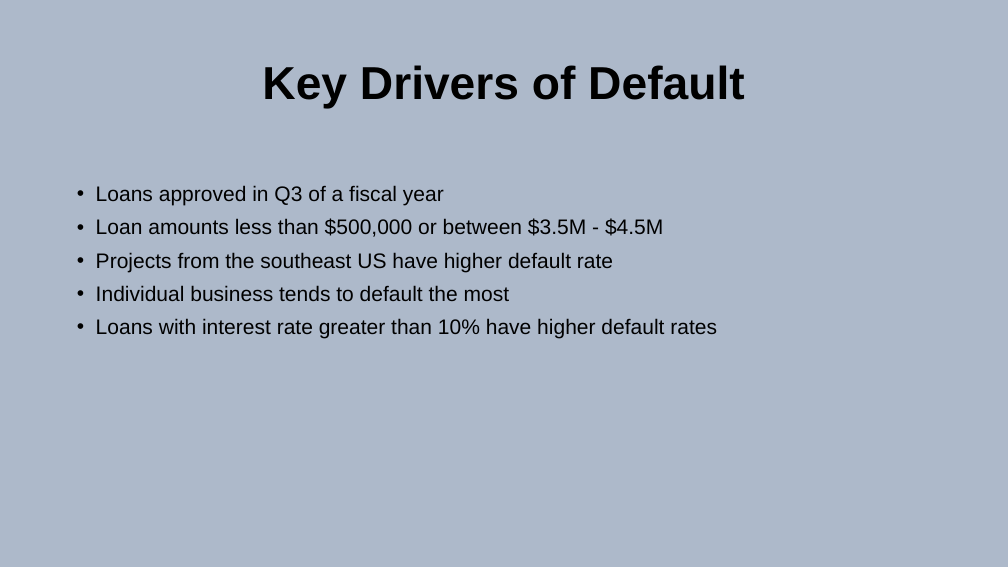
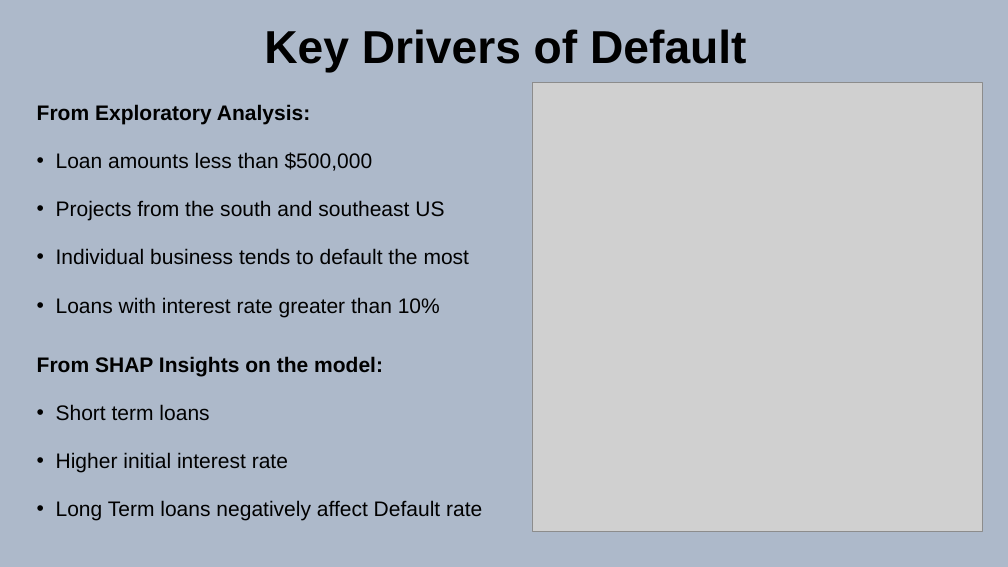
Before and after one commit to DineshDK672/Ryewalk_assignment, a slide deck: slide 20 of SBA 7(a) Presentation.pptx (slide 18 before the commit). Drawn at 1008x567 pixels with LibreOffice and Linux fonts; fonts in the diff are those of the drawing; grey boxes stand for pictures. Boxes give left, top, right and bottom in pixels: in the first picture for what was removed or moved away, otherwise in the second. Text is boxed around its words. In the diff, an @@ line names an element or a change of style, - is before the commit and + after.

```diff
--- a/SBA 7(a) Presentation.pptx
+++ b/SBA 7(a) Presentation.pptx
@@ title "Key Drivers of Default": place and size @@
-title "Key Drivers of Default" at [262, 65, 744, 109]
+title "Key Drivers of Default" at [264, 29, 746, 72]
@@ text "From Exploratory Analysis:": place and size @@
-text "From Exploratory Analysis:" at [96, 185, 717, 338]
+text "From Exploratory Analysis:" at [37, 104, 482, 521]
@@ picture added at [532, 82, 983, 531] @@
@@ text at [37, 104, 444, 221]: text changed @@
-• Loans approved in Q3 of a fiscal year
-• Loan amounts less than $500,000 or between $3.5M - $4.5M
-• Projects from the southeast US have higher default rate
+From Exploratory Analysis:
+• Loan amounts less than $500,000
+• Projects from the south and southeast US
@@ text at [56, 248, 470, 264]: line spacing 0.9 to 1.5 @@
@@ text at [37, 297, 482, 521]: text changed @@
-• Loans with interest rate greater than 10% have higher default rates
+• Loans with interest rate greater than 10%
+From SHAP Insights on the model:
+• Short term loans
+• Higher initial interest rate
+• Long Term loans negatively affect Default rate
```
Also in this commit, not shown: 5 other slides changed, 6 slides added, 1 other file.
